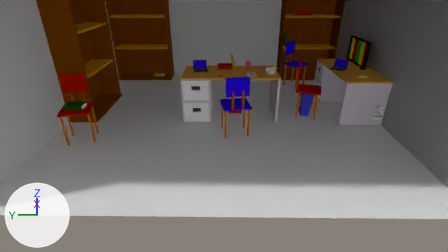
What one commit did to the Blender file Research/RW2.blend.
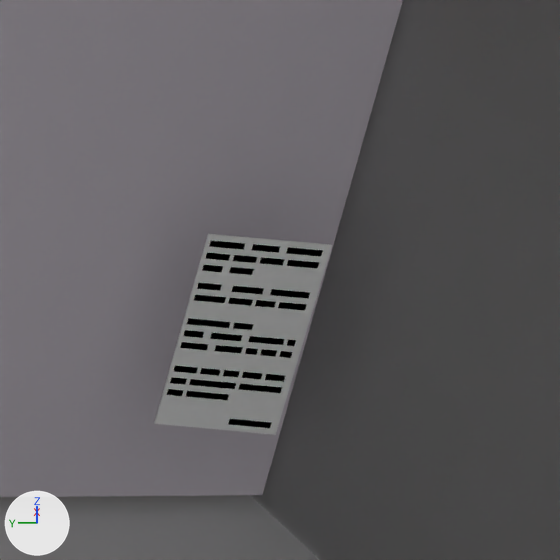
The first picture shows the older version from the file's camera 'Camera'. The close-ups show both versions on the part from 81% to 90% of the width and 34% to 51% of the height of that picture; other places that the commit changed are outside them. Every picture has the same lights, and +X, +Y and +Z are marked at lower left.

Names of what the first close-up shows: 'Cube.009', 'East Wall', 'Floor', 'Note 3'.
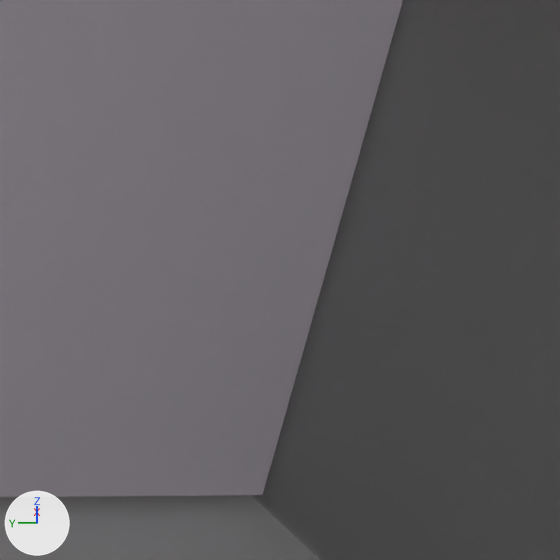
What differs and where, as boxes (x1, y1, x2, y2) in the close-ups (560 x 560 px):
'Note 3', moved, turned (not visible afterwards): before (154, 234, 332, 435)

The change, as a diff of the scene's bpy script:
```diff
--- a/Research/RW2.blend.py
+++ b/Research/RW2.blend.py
@@ ob_note_3 @@
 ob_note_3 = bpy.data.objects.new('Note 3', me_cube_055)
-ob_note_3.location = (-2.04, -8.154, 0.953)
-ob_note_3.rotation_euler = (-0.575, 1.476, -3.829)  # degrees (-33, 85, -219)
+ob_note_3.location = (-2.019, -3.138, -0.05)
+ob_note_3.rotation_euler = (-0.00326, 0.000408, -1.56)  # degrees (-0.2, 0, -89)
 ob_note_3.scale = (0.406, 0.238, -0.00313)
```
